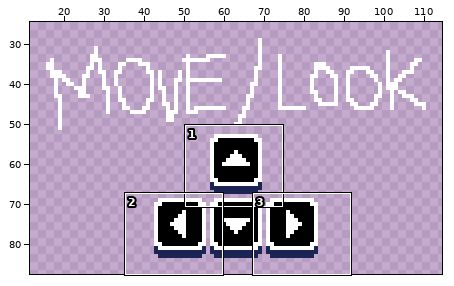
Pixel-art file -- assets/sprites/tutorial.ase. The picture above shows the old version from afar; the outline marks the close-up.
Close-up. As it was:
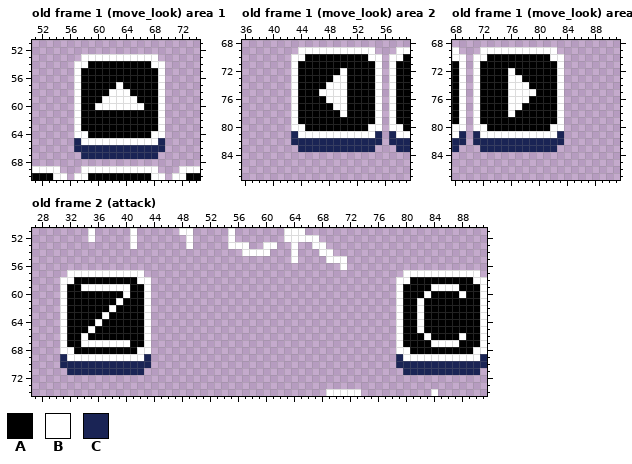
128x128 pixels, 5 frames. Shown: old frame 1 (move_look) area 1: x 51..74, y 51..70; old frame 1 (move_look) area 2: x 36..59, y 68..87; old frame 1 (move_look) area 3: x 68..91, y 68..87; old frame 2 (attack): x 27..91, y 51..74. The wide view leaves out empty margins. The commit also changed other frames or places, which this record leaves out.
Palette (. is transparent): A #000000  B #ffffff  C #1a2455
Pixels before, old frame 1 (move_look) area 1, first column x 51:
53 .......BBBBBBBBBBB......
54 ......BBAAAAAAAAABB.....
55 ......BAAAAAAAAAAAB.....
56 ......BAAAAAAAAAAAB.....
57 ......BAAAAABAAAAAB.....
58 ......BAAAABBBAAAAB.....
59 ......BAAABBBBBAAAB.....
60 ......BAABBBBBBBAAB.....
61 ......BAAAAAAAAAAAB.....
62 ......BAAAAAAAAAAAB.....
63 ......BAAAAAAAAAAAB.....
64 ......BBAAAAAAAAABB.....
65 ......CBBBBBBBBBBBC.....
66 ......CCCCCCCCCCCCC.....
67 .......CCCCCCCCCCC......
68 ........................
69 BBBB...BBBBBBBBBBB...BBB
70 AAABB.BBAAAAAAAAABB.BBAA
Pixels before, old frame 1 (move_look) area 2, first column x 43:
69 .BBBBBBBBBBB...BB
70 BBAAAAAAAAABB.BBA
71 BAAAAAAAAAAAB.BAA
72 BAAAAAABAAAAB.BAA
73 BAAAAABBAAAAB.BAA
74 BAAAABBBAAAAB.BAA
75 BAAABBBBAAAAB.BAA
76 BAAAABBBAAAAB.BAA
77 BAAAAABBAAAAB.BAA
78 BAAAAAABAAAAB.BAA
79 BAAAAAAAAAAAB.BAA
80 BBAAAAAAAAABB.BBA
81 CBBBBBBBBBBBC.CBB
82 CCCCCCCCCCCCC.CCC
83 .CCCCCCCCCCC...CC
Pixels before, old frame 1 (move_look) area 3, first column x 68:
69 B...BBBBBBBBBBB.
70 BB.BBAAAAAAAAABB
71 AB.BAAAAAAAAAAAB
72 AB.BAAAABAAAAAAB
73 AB.BAAAABBAAAAAB
74 AB.BAAAABBBAAAAB
75 AB.BAAAABBBBAAAB
76 AB.BAAAABBBAAAAB
77 AB.BAAAABBAAAAAB
78 AB.BAAAABAAAAAAB
79 AB.BAAAAAAAAAAAB
80 BB.BBAAAAAAAAABB
81 BC.CBBBBBBBBBBBC
82 CC.CCCCCCCCCCCCC
83 C...CCCCCCCCCCC.
Pixels before, old frame 2 (attack), first column x 31:
51 ....B.....B......BB.....B.......BBB..........................
52 ....B.....B.......B.....B.......BBBBB........................
53 ..........B.......B.....BBB..BB..B..BB.......................
54 ..........................BBBB...B...BB......................
55 .................................B....BBB....................
56 ........................................B....................
57 .BBBBBBBBBBB.....................................BBBBBBBBBBB.
58 BBAAAAAAAAABB...................................BBAAAAAAAAABB
59 BAABBBBBBBAAB...................................BAAAABBBBAAAB
60 BAAAAAAAABAAB...................................BAAABAAAABAAB
61 BAAAAAAABAAAB...................................BAABAAAAAAAAB
62 BAAAAAABAAAAB...................................BAABAAAAAAAAB
63 BAAAAABAAAAAB...................................BAABAAAAAAAAB
64 BAAAABAAAAAAB...................................BAABAAAAAAAAB
65 BAAABAAAAAAAB...................................BAABAAAAAAAAB
66 BAABAAAAAAAAB...................................BAAABAAAABAAB
67 BAABBBBBBBAAB...................................BAAAABBBBAAAB
68 BBAAAAAAAAABB...................................BBAAAAAAAAABB
69 CBBBBBBBBBBBC...................................CBBBBBBBBBBBC
70 CCCCCCCCCCCCC...................................CCCCCCCCCCCCC
71 .CCCCCCCCCCC.....................................CCCCCCCCCCC.
72 .............................................................
73 .............................................................
74 ......................................BBBBB..........B.......
And afterwards:
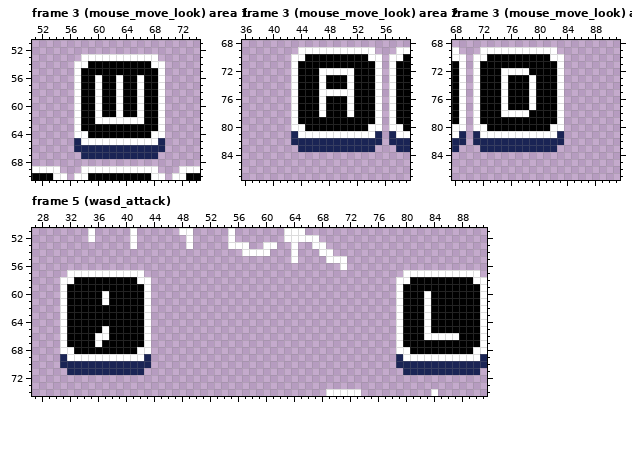
A new or re-ordered frame is compared with the old frame closest to it.
The author wrote: 1. tutorial sprites for different input schemes 2. tutorial teaches how to ping
What changed:
frames 5 -> 14
Frame 3 (mouse_move_look) area 1 is new; against old frame 1 (move_look), layer "Layer 2":
y 56: x 60 A -> B; x 63 A -> B; x 66 A -> B
y 57: x 60 A -> B; x 66 A -> B
y 58: x 60 A -> B; x 62 B -> A; x 64 B -> A; x 66 A -> B
y 59: x 60..62 ABB -> BAA; x 64..66 BBA -> AAB
y 60: x 61..62 BB -> AA; x 64..65 BB -> AA
y 61: x 60 A -> B; x 63 A -> B; x 66 A -> B
y 62: x 60..66 AAAAAAA -> BBBBBBB
Frame 3 (mouse_move_look) area 2 is new; against old frame 1 (move_look), layer "Layer 2":
y 72: x 47..49 AAA -> BBB; x 51 A -> B
y 73: x 47 A -> B; x 49..51 BBA -> AAB
y 74: x 47..51 ABBBA -> BAAAB
y 75: x 51 A -> B
y 76: x 47..51 ABBBA -> BAAAB
y 77: x 47 A -> B; x 49..51 BBA -> AAB
y 78: x 47 A -> B; x 50..51 BA -> AB
Frame 3 (mouse_move_look) area 3 is new; against old frame 1 (move_look), layer "Layer 2":
y 72: x 75 A -> B; x 77..78 AA -> BB
y 73: x 75..77 ABB -> BAA; x 79 A -> B
y 74: x 75..79 ABBBA -> BAAAB
y 75: x 75..78 ABBB -> BAAA
y 76: x 75..79 ABBBA -> BAAAB
y 77: x 75..77 ABB -> BAA; x 79 A -> B
y 78: x 75 A -> B; x 77..78 AA -> BB
Frame 5 (wasd_attack) is new; against old frame 2 (attack), layer "Layer 2":
y 59: x 34..40 BBBBBBB -> AAAAAAA; x 84..87 BBBB -> AAAA
y 60: x 37 A -> B; x 40 B -> A; x 88 B -> A
y 61: x 37 A -> B; x 39 B -> A; x 82..83 BA -> AB
y 62: x 38 B -> A; x 82..83 BA -> AB
y 63: x 37 B -> A; x 82..83 BA -> AB
y 64: x 36 B -> A; x 82..83 BA -> AB
y 65: x 35 B -> A; x 37 A -> B; x 82..83 BA -> AB
y 66: x 34 B -> A; x 36..37 AA -> BB; x 84..88 AAAAB -> BBBBA
y 67: x 34..35 BB -> AA; x 37..40 BBBB -> AAAA; x 84..87 BBBB -> AAAA
Changed places in both close-ups, as pixel boxes (x1, y1, x2, y2):
changed: (95, 75, 144, 124)
changed: (319, 68, 354, 117)
changed: (501, 68, 536, 117)
changed: (81, 284, 130, 347)
changed: (417, 284, 466, 347)
